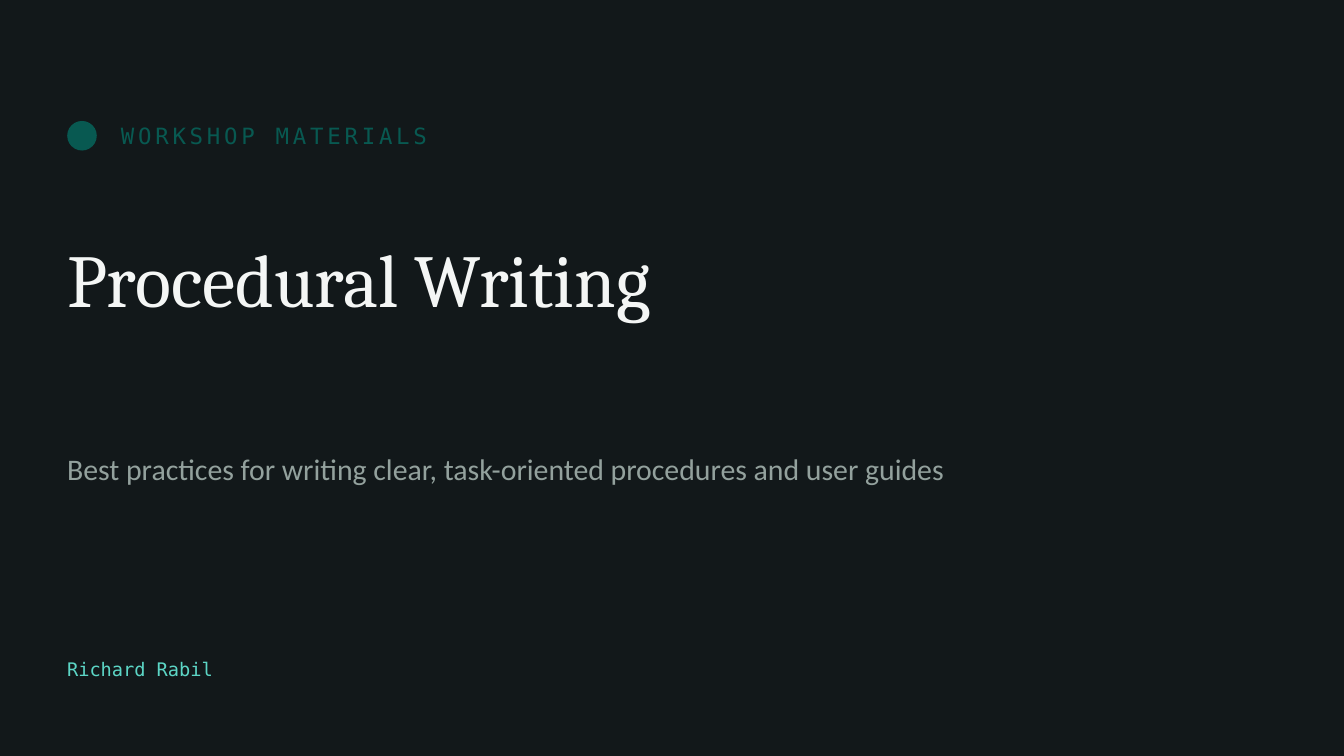
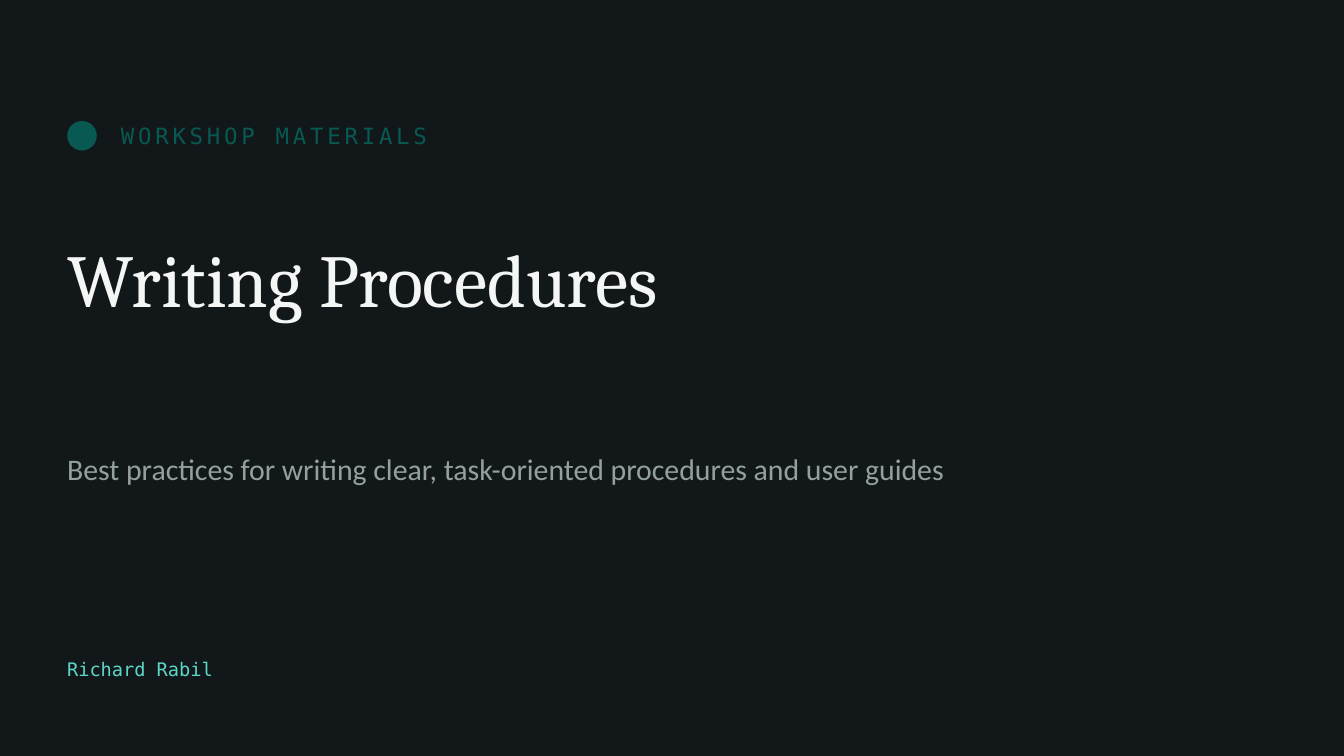
Before and after one commit to rrabil/portfolio, a slide deck: slide 1 of static/files/Procedural-Writing-Workshop.pptx. Drawn at 1344x756 pixels with LibreOffice and Linux fonts; fonts in the diff are those of the drawing. Boxes give left, top, right and bottom in pixels: in the first picture for what was removed or moved away, otherwise in the second. Text is boxed around its words. In the diff, an @@ line names an element or a change of style, - is before the commit and + after.

```diff
--- a/static/files/Procedural-Writing-Workshop.pptx
+++ b/static/files/Procedural-Writing-Workshop.pptx
@@ text at box(67, 255, 657, 323): text changed @@
-Procedural Writing
+Writing Procedures
```
Also in this commit, not shown: 2 other slides changed.
